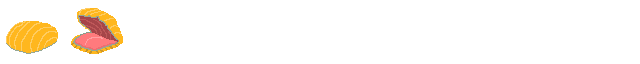
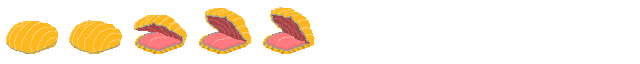
Two versions of the same layered image (w=640, h=64). Layer-by-layer changes:
added layer "T5" in group "Frame5" over 270, 7, 315, 46
added layer "B5" in group "Frame5" over 263, 32, 313, 54
renamed "ClamTop copy" to "T4", moved it into group "Frame4", painted on it over 77, 8, 251, 44
added layer "B4" in group "Frame4" over 199, 32, 249, 54
added layer "T3" in group "Frame3" over 134, 15, 187, 43
added layer "B3" in group "Frame3" over 135, 32, 185, 54
added layer "T2" in group "Frame2" over 69, 20, 122, 54
renamed "B1 copy" to "B2", moved it into group "Frame2" over 71, 32, 121, 54
showed "B1" over 25, 42, 57, 54
